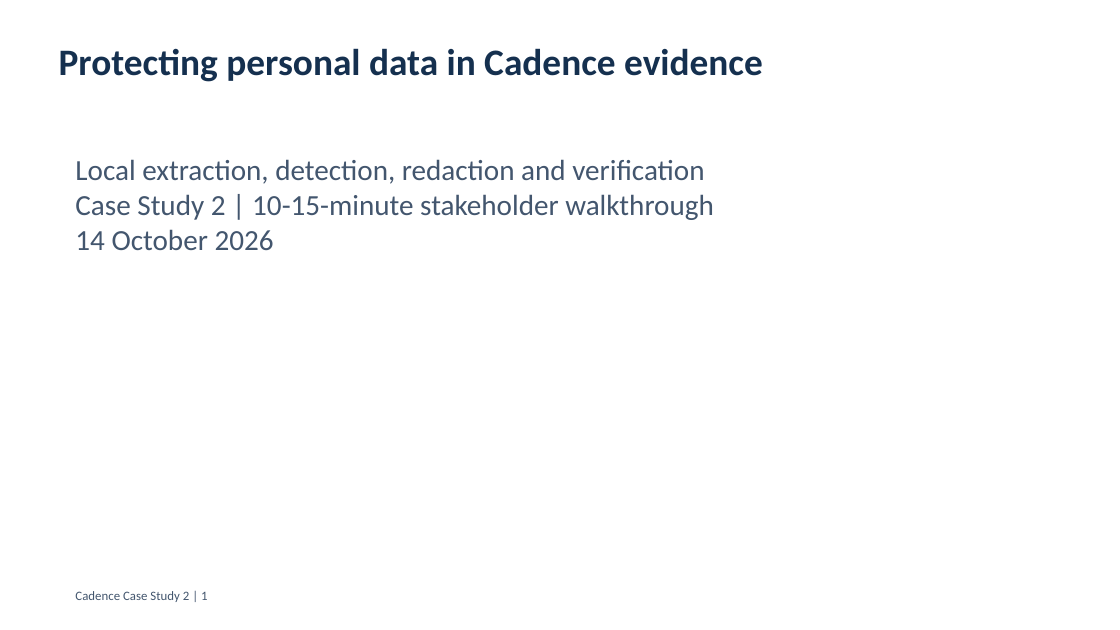
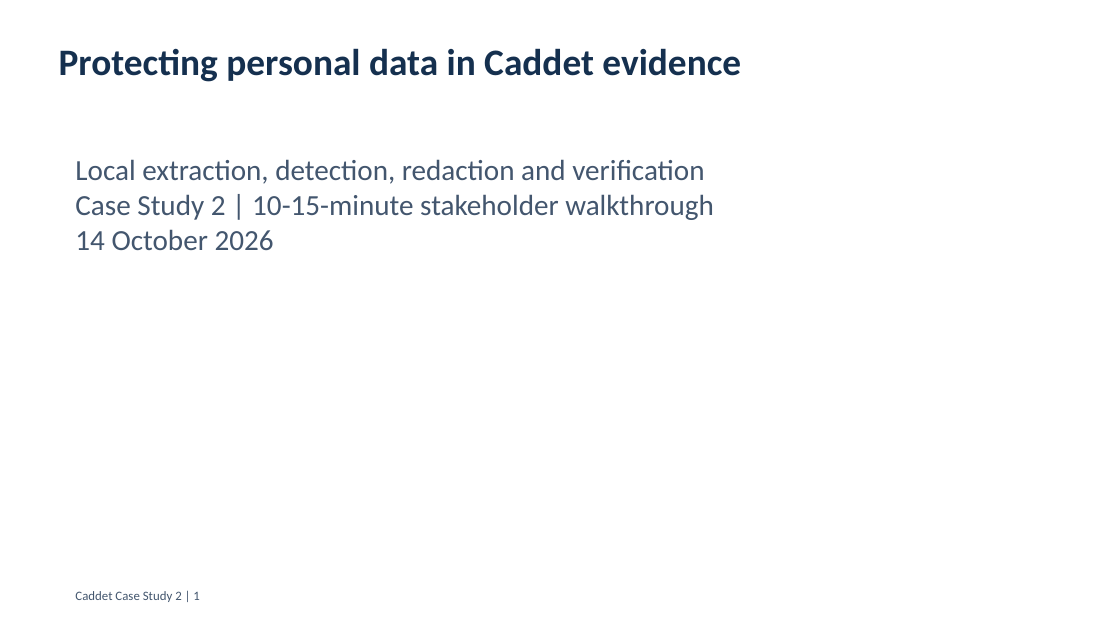
Before and after one commit to architnigam/Cadence_Detection, a slide deck: slide 1 of presentation/Cadence_Case_Study_Solution.pptx. Drawn at 1120x630 pixels with LibreOffice and Linux fonts; fonts in the diff are those of the drawing. Boxes give left, top, right and bottom in pixels: in the first picture for what was removed or moved away, otherwise in the second. Text is boxed around its words. In the diff, an @@ line names an element or a change of style, - is before the commit and + after.

```diff
--- a/presentation/Cadence_Case_Study_Solution.pptx
+++ b/presentation/Cadence_Case_Study_Solution.pptx
@@ text at (x1=59, y1=48, x2=741, y2=82): text changed @@
-Protecting personal data in Cadence evidence
+Protecting personal data in Caddet evidence
@@ text at (x1=75, y1=591, x2=199, y2=602): text changed @@
-Cadence Case Study 2 | 1
+Caddet Case Study 2 | 1
```
Also in this commit, not shown: 9 other slides changed, 6 other files.
